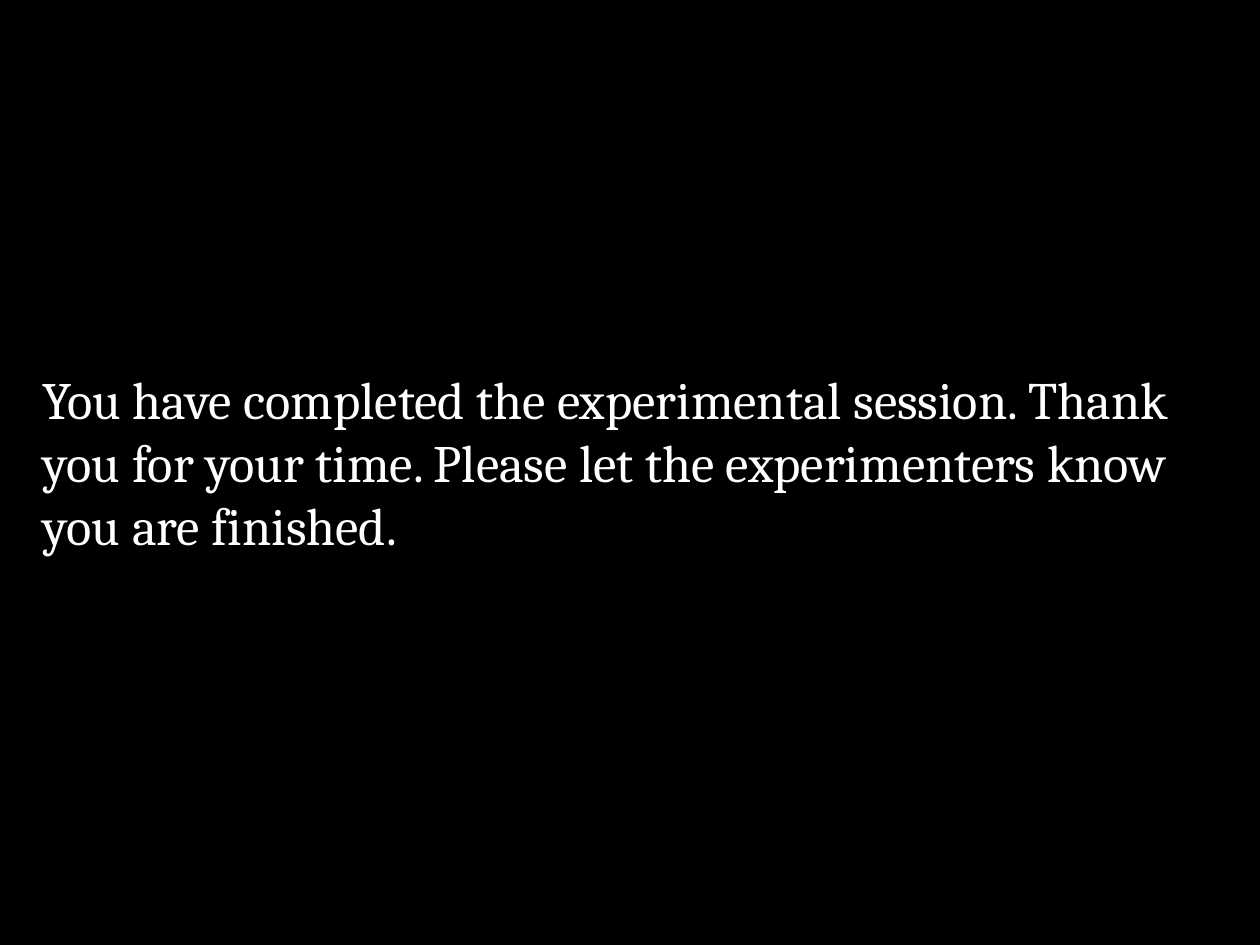
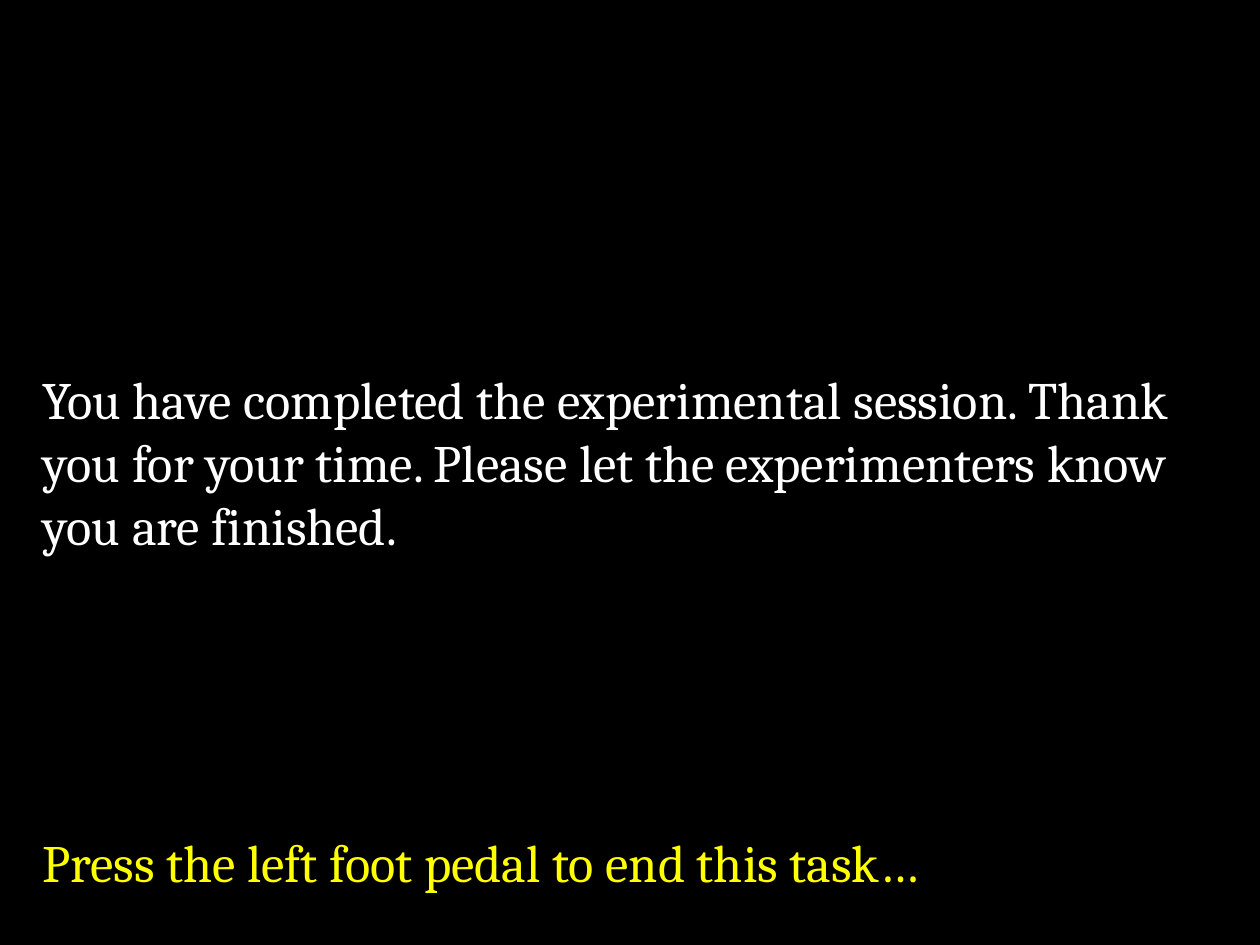
Before and after one commit to EmbodiedResearchLab/Vitality-Tactile-Detection, a slide deck: slide 14 of Stimuli/new/General instructions.pptx. Drawn at 1260x945 pixels with LibreOffice and Linux fonts; fonts in the diff are those of the drawing. Boxes give left, top, right and bottom in pixels: in the first picture for what was removed or moved away, otherwise in the second. Text is boxed around its words. In the diff, an @@ line names an element or a change of style, - is before the commit and + after.

```diff
--- a/Stimuli/new/General instructions.pptx
+++ b/Stimuli/new/General instructions.pptx
@@ text added at <box>43,844,919,893</box>, 30 pt, text #FFFF00 @@
+Press the left foot pedal to end this task…
```
Also in this commit, not shown: 15 other slides changed, 16 other files.
